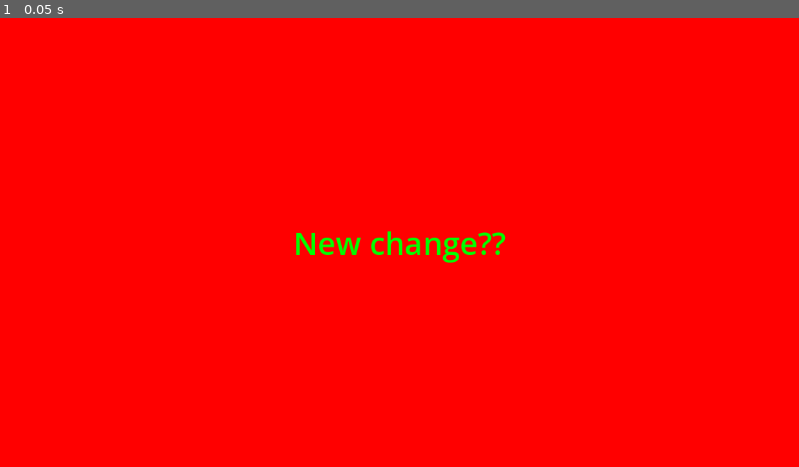
Above: before the commit, frame 1.
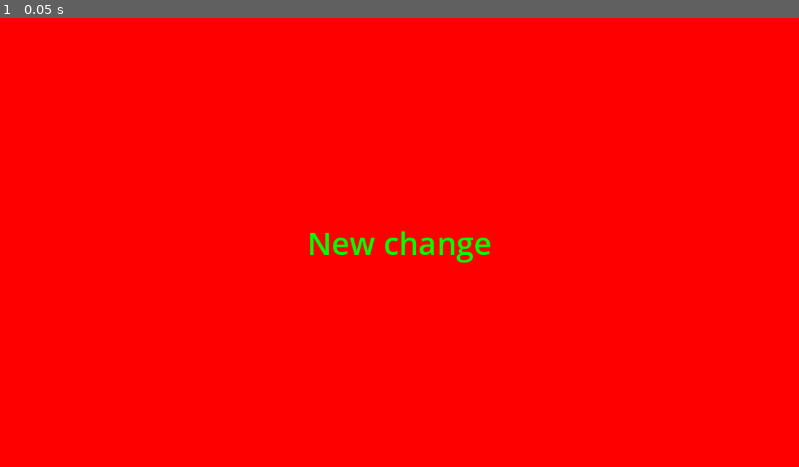
Above: after the commit, the same moment.

Repository: gtgplazed0/OSACS_project
Game: Godot game, scene res://Scenes/base_node.tscn
The game is run twice, just before and just after one commit, with the same random seed, the same clock (stepped at 60 frames per second) and the same inputs.
Inputs:
- Up to frame 1 (0.05 s): no input

The runs differ from the first frame. In frame 1, 0.8% of the frame differs, in the area x 37-64%, y 47-55%.

Commit message:
Update base_node.tscn

Diff:
--- a/OsacsProject/Scenes/base_node.tscn
+++ b/OsacsProject/Scenes/base_node.tscn
@@ -34,6 +34,7 @@
 offset_bottom = 31.5
 grow_horizontal = 2
 grow_vertical = 2
-text = "New change??"
+text = "New change
+"
 label_settings = SubResource("LabelSettings_vc28y")
 horizontal_alignment = 1
